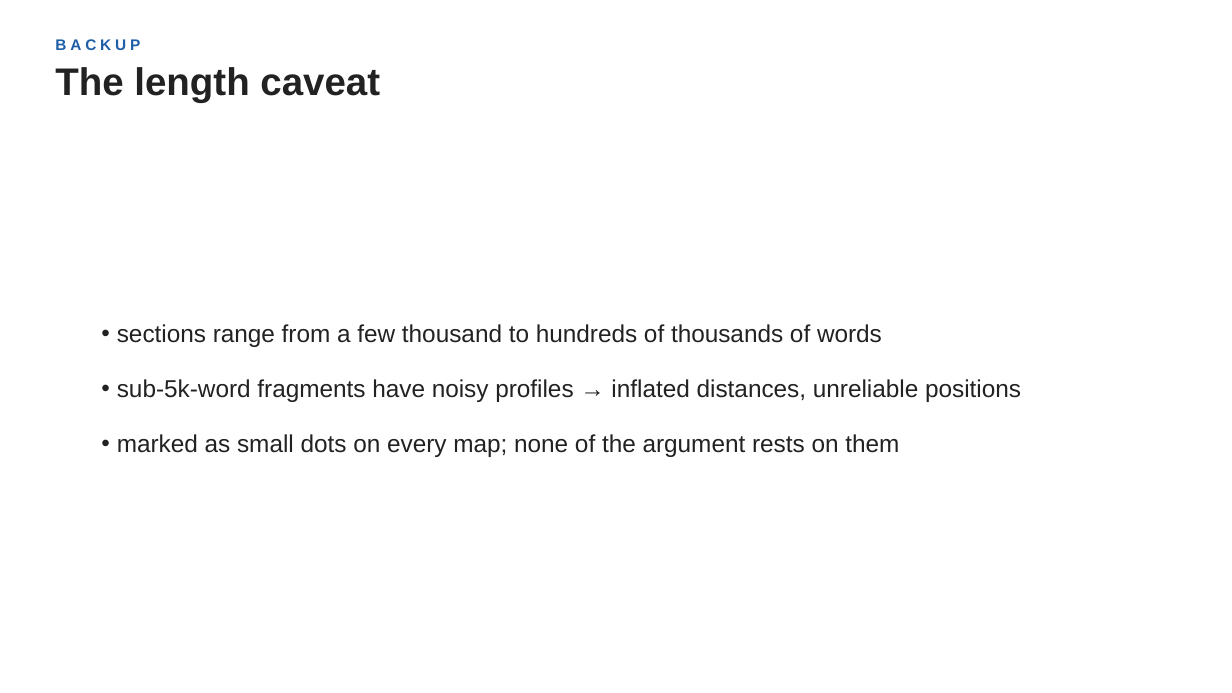
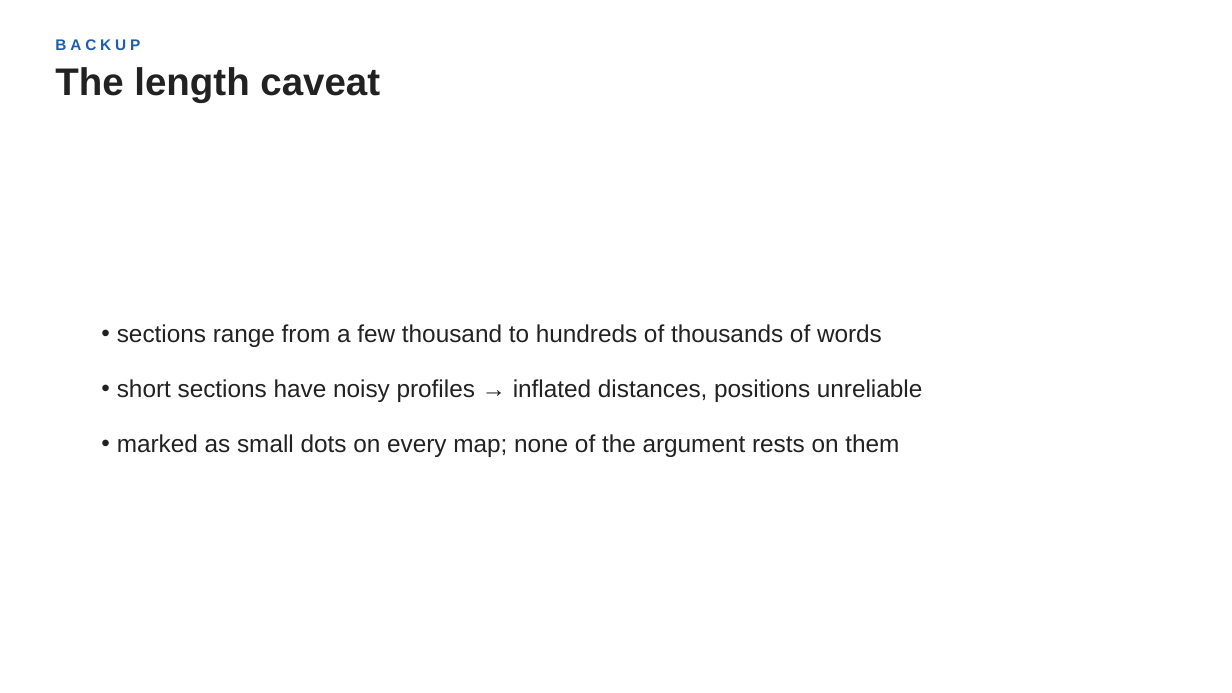
Before and after one commit to kengoharimoto/stylometry-experiments, a slide deck: slide 26 of materials/presentation_2026/chronology_stratification.pptx (slide 25 before the commit). Drawn at 1232x693 pixels with LibreOffice and Linux fonts; fonts in the diff are those of the drawing. Boxes give left, top, right and bottom in pixels: in the first picture for what was removed or moved away, otherwise in the second. Text is boxed around its words. In the diff, an @@ line names an element or a change of style, - is before the commit and + after.

```diff
--- a/materials/presentation_2026/chronology_stratification.pptx
+++ b/materials/presentation_2026/chronology_stratification.pptx
@@ text at <box>117,379,922,402</box>: text changed @@
-• sub-5k-word fragments have noisy profiles → inflated distances, unreliable positions
+• short sections have noisy profiles → inflated distances, positions unreliable
```
Also in this commit, not shown: 10 other slides changed, 2 slides added, 1 slide removed, 6 other files.
